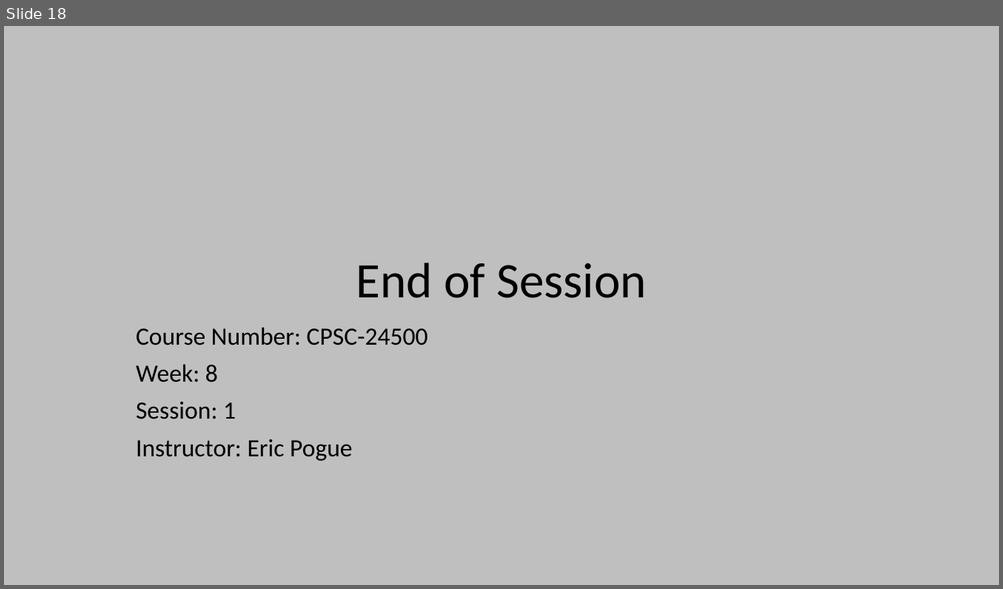
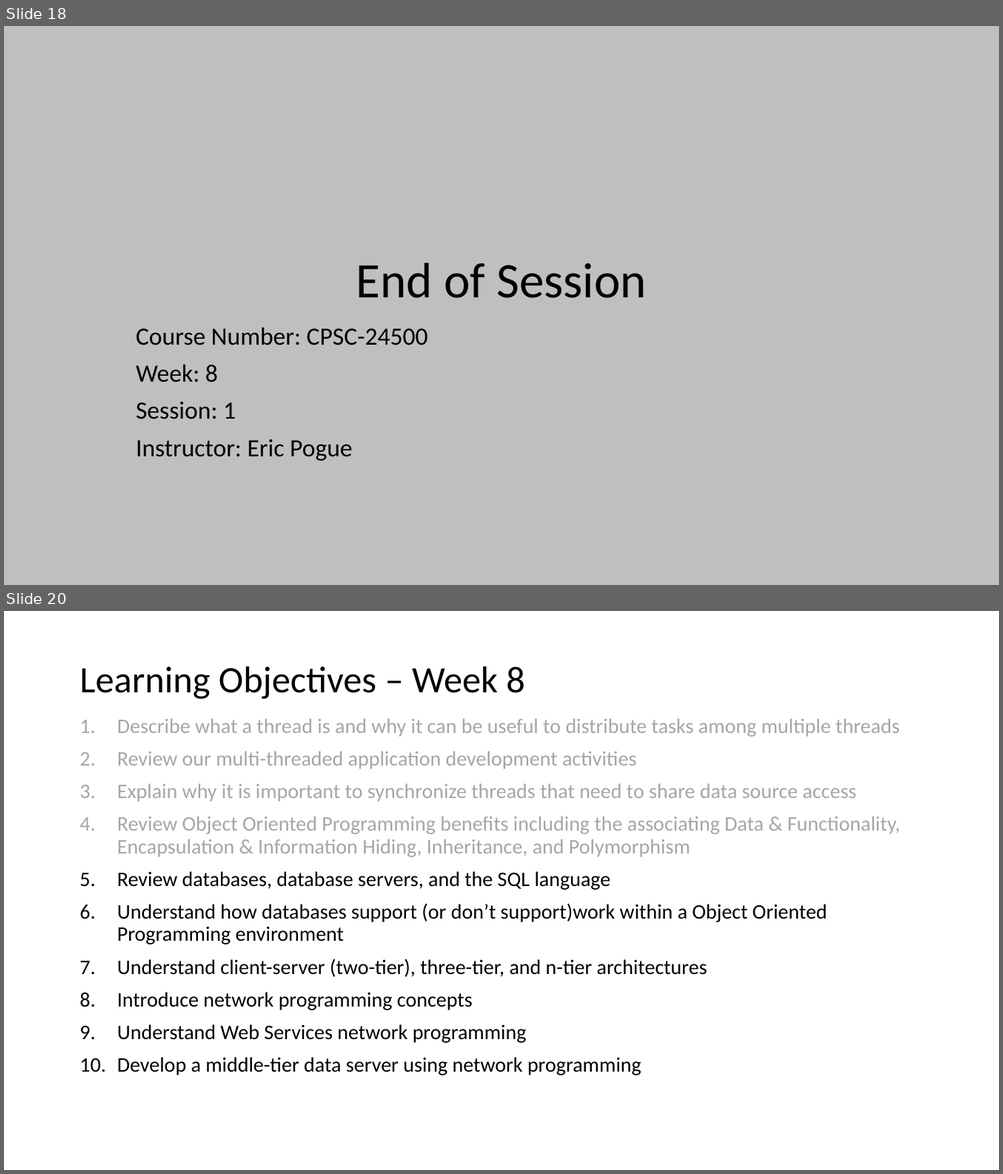
Before and after one commit to EricJPogue/www-epogue-info, a slide deck: CPSC-24500/Week08/2017SpringW08Slides.pptx. Shown one above the other, each under a label of ours: slide 18 before the commit, slides 18 and 20 after it; the slides between them are not shown. The pictures are 1003x589 and 1003x1174 pixels, drawn with LibreOffice and Linux fonts; fonts in the diff are those of the drawing. Boxes give left, top, right and bottom in pixels: in the first picture for what was removed or moved away, otherwise in the second. Text is boxed around its words. In the diff, an @@ line names an element or a change of style, - is before the commit and + after.

```diff
--- a/CPSC-24500/Week08/2017SpringW08Slides.pptx
+++ b/CPSC-24500/Week08/2017SpringW08Slides.pptx
@@ slide 20 added at [4,611,999,1170], background #FFFFFF @@
@@ title added at [79,667,525,699], 36 pt, text #000000 @@
+Learning Objectives – Week 8
@@ text added at [117,718,900,1076], 20 pt, text #A6A6A6 @@
+1. Describe what a thread is and why it can be useful to distribute tasks among multiple threads
+2. Review our multi-threaded application development activities
+3. Explain why it is important to synchronize threads that need to share data source access
+4. Review Object Oriented Programming benefits including the associating Data & Functionality, Encapsulation & Information Hiding, Inheritance, and Polymorphism
+5. Review databases, database servers, and the SQL language
+6. Understand how databases support (or don’t support)work within a Object Oriented Programming environment
+7. Understand client-server (two-tier), three-tier, and n-tier architectures
+8. Introduce network programming concepts
+9. Understand Web Services network programming
+10. Develop a middle-tier data server using network programming
```
Also in this commit, not shown: 7 slides changed, 16 other slides added, 14 slides removed, 6 other files.
